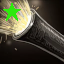
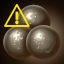
Revision of a layered w=64, h=64 image; what changed, layer by layer:
added layer "Warning" above "shot-round-brown.webp" over 4, 4, 30, 27
added layer "shot-round-brown.webp" above "Star" over 0, 0, 64, 64
hid "Star" over 3, 3, 21, 21
hid "cannon-barrel-firing-white-yellow.webp" over 0, 0, 64, 64
